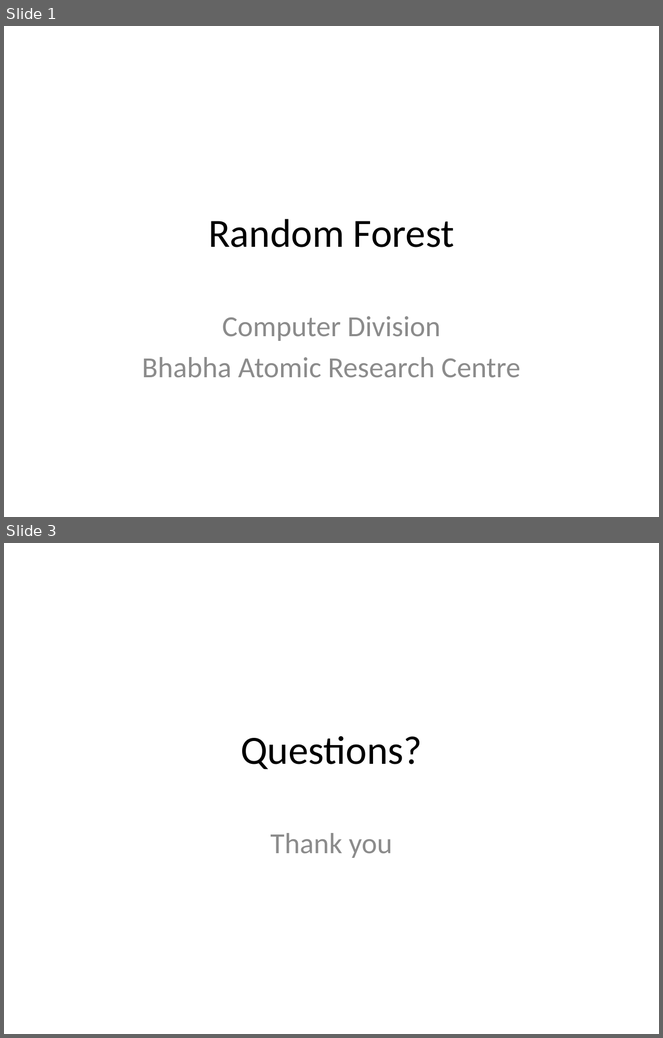
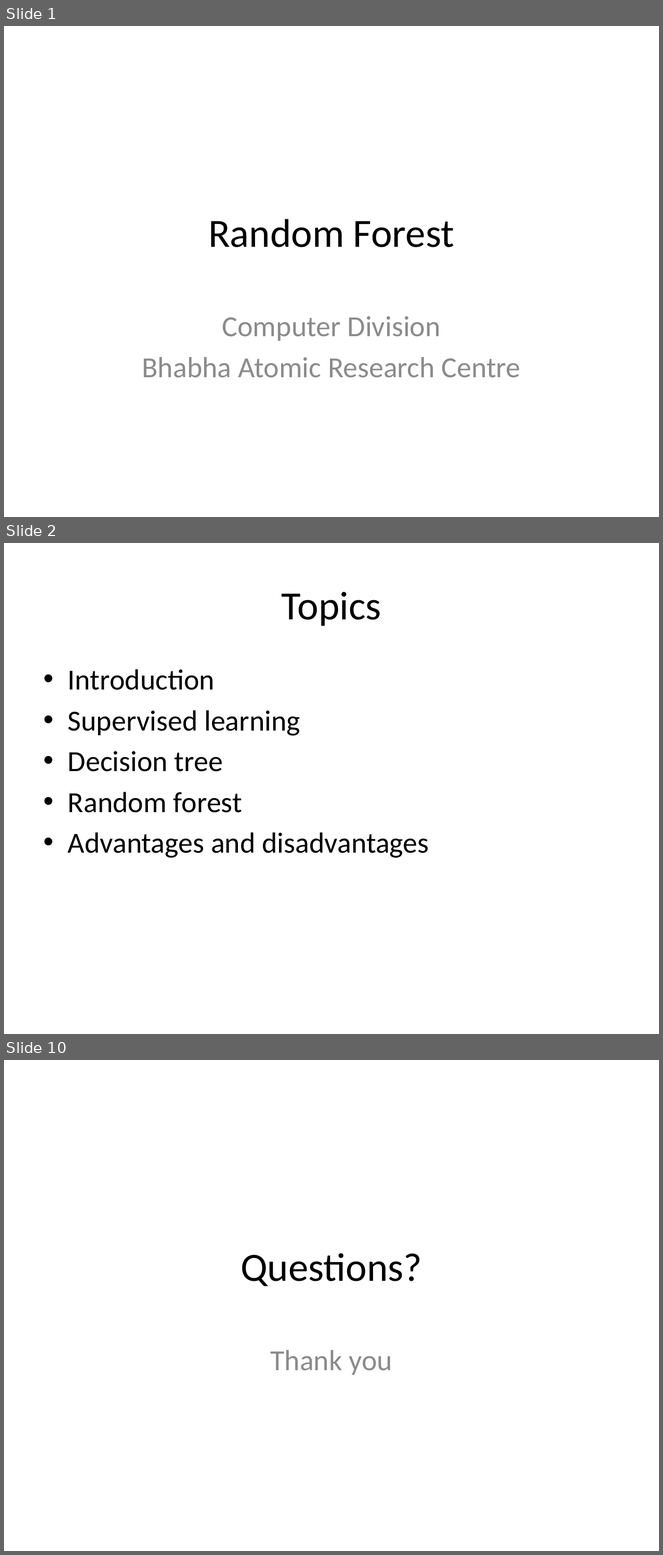
Before and after one commit to look4pritam/ArtificialIntelligence, a slide deck: MachineLearning/RandomForest.pptx. Shown one above the other, each under a label of ours: slides 1 and 3 before the commit, slides 1, 2 and 10 after it; the slides between them are not shown. The pictures are 663x1038 and 663x1555 pixels, drawn with LibreOffice and Linux fonts; fonts in the diff are those of the drawing. Boxes give left, top, right and bottom in pixels: in the first picture for what was removed or moved away, otherwise in the second. Text is boxed around its words. In the diff, an @@ line names an element or a change of style, - is before the commit and + after.

```diff
--- a/MachineLearning/RandomForest.pptx
+++ b/MachineLearning/RandomForest.pptx
@@ slide 2 added at (x1=4, y1=543, x2=659, y2=1034), background #FFFFFF @@
@@ title added at (x1=282, y1=592, x2=382, y2=626), 44 pt, text #000000 @@
+Topics
@@ text added at (x1=68, y1=669, x2=429, y2=858), 32 pt, text #000000 @@
+• Introduction
+• Supervised learning
+• Decision tree
+• Random forest
+• Advantages and disadvantages
@@ what was slide 3 is now slide 10 @@
```
Also in this commit, not shown: 7 other slides added, 1 slide removed.
